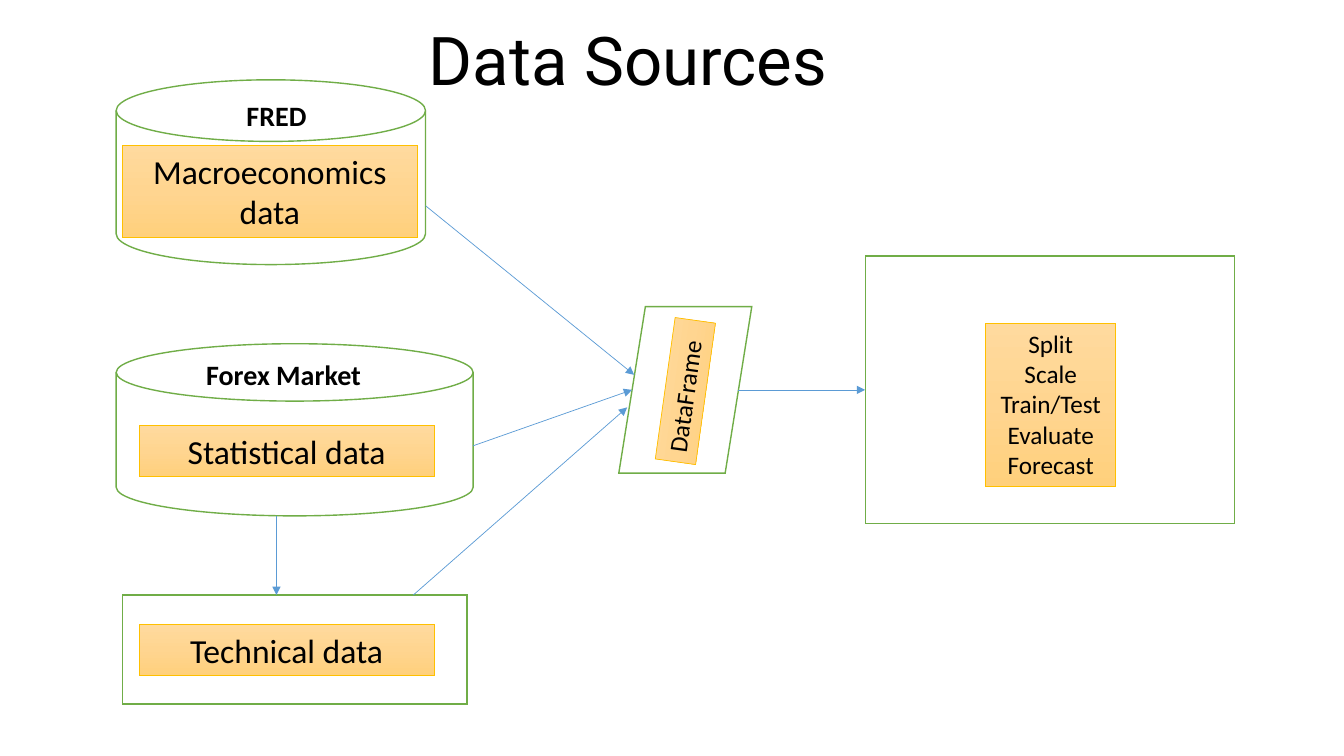
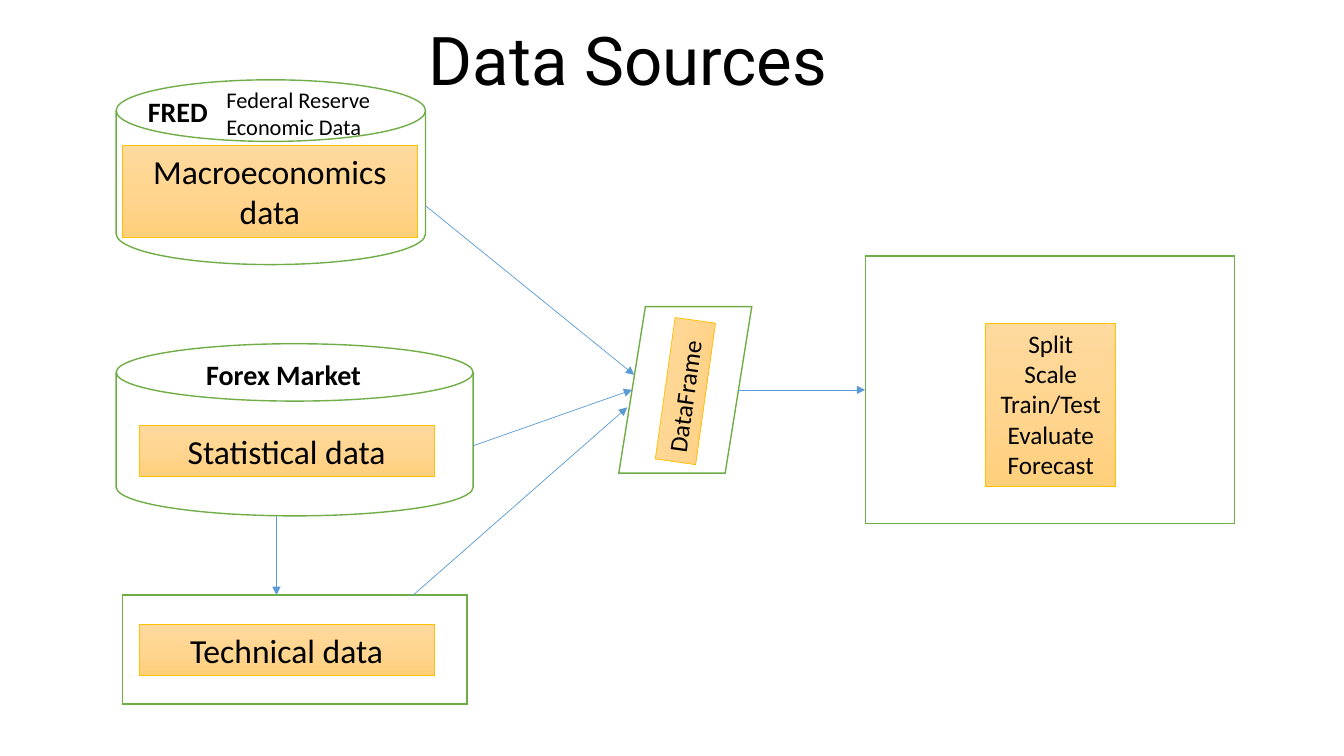
Before and after one commit to Akubue4U/PyProjects, a slide deck: slide 7 of MyBDAThesis/Akubue Simon - Thesis Presentation.pptx. Drawn at 1344x756 pixels with LibreOffice and Linux fonts; fonts in the diff are those of the drawing. Boxes give left, top, right and bottom in pixels: in the first picture for what was removed or moved away, otherwise in the second. Text is boxed around its words. In the diff, an @@ line names an element or a change of style, - is before the commit and + after.

```diff
--- a/MyBDAThesis/Akubue Simon - Thesis Presentation.pptx
+++ b/MyBDAThesis/Akubue Simon - Thesis Presentation.pptx
@@ text "FRED" rewrapped from [246,107,306,126] to [148,103,208,129] @@
@@ text added at [226,92,370,141], 16 pt, text #000000 @@
+Federal Reserve Economic Data
```
Also in this commit, not shown: 5 other slides changed, 14 slides added, 1 other file.
